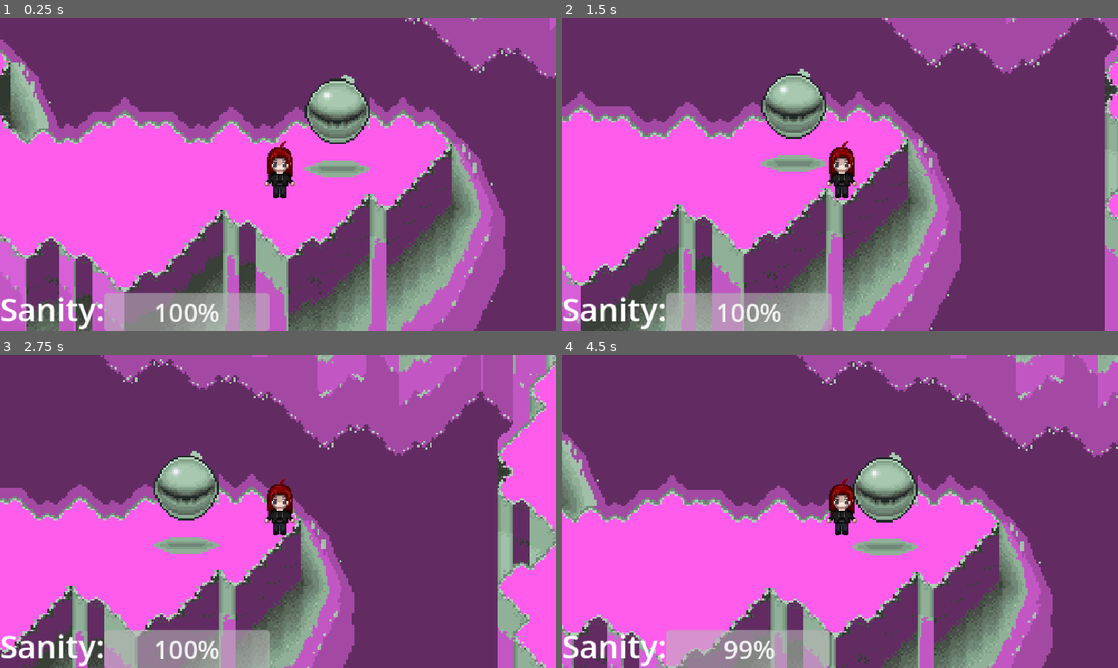
Above: before the commit, frames 1-4 (two rows, left to right).
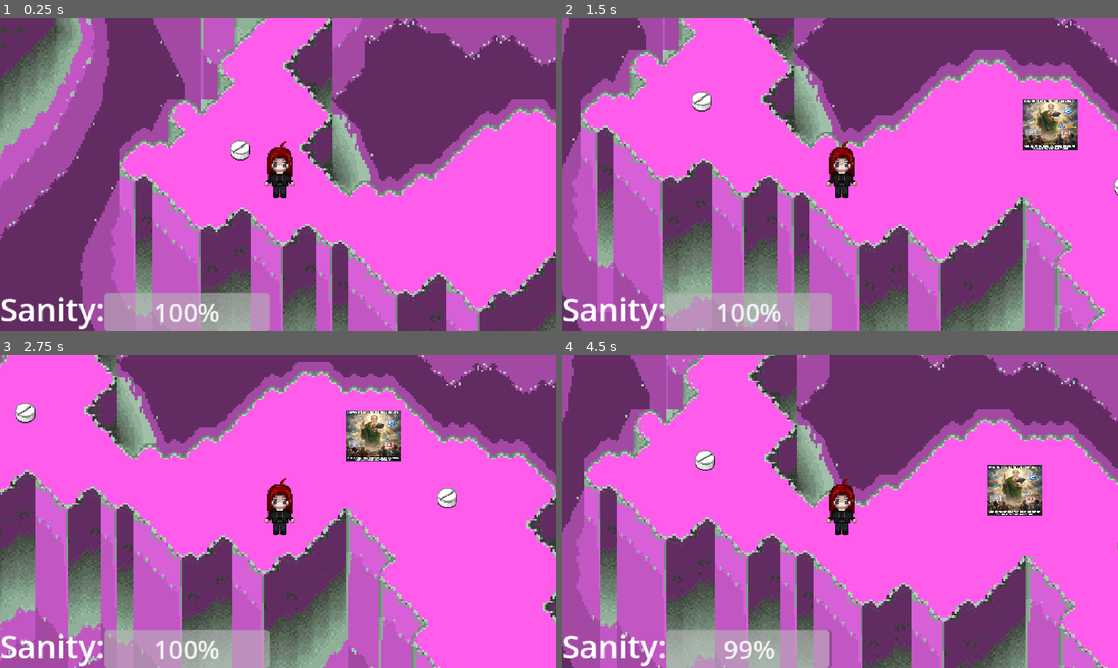
Above: after the commit, the same moments.

Repository: Tafi0405/Charlotte
Game: Godot game, scene res://Scenes/pafu.tscn
Two runs of this game, one before a commit and one after it. Both use one fixed random seed, a clock stepped at 60 frames per second and the inputs below. This scene is started directly instead of the project's main scene.
Inputs:
- Up to frame 1 (0.25 s): no input
- Up to frame 2 (1.5 s): tap Enter at 0.5 s; hold D 0.53-1.28 s; hold Shift 0.53-1.28 s; hold S from 1.28 s (still down); tap Shift at 1.35 s
- Up to frame 3 (2.75 s): release S at 2.03 s; hold D from 2.03 s (still down); hold Shift from 2.03 s (still down)
- Up to frame 4 (4.5 s): release D at 2.78 s; release Shift at 2.78 s; hold W 2.78-3.53 s; tap Shift at 2.85, 4.35 s; hold Shift 3.53-4.28 s; hold A from 3.53 s (still down)

The runs differ from the first frame. In frame 1, 68% of the frame differs, in the area x 0-100%, y 0-100%; in frame 2, 76%; in frame 3, 84%; in frame 4, 74%.

Commit message:
mas teleportacion
agrege una teletreasportacion en diferente isla

Diff:
--- a/Scenes/pafu.tscn
+++ b/Scenes/pafu.tscn
@@ -7,6 +7,7 @@
 [ext_resource type="PackedScene" uid="uid://cr3kgrmpaec6m" path="res://drug.tscn" id="5_hpo0o"]
 [ext_resource type="PackedScene" uid="uid://cmoral3tumpmy" path="res://character_body_2d.tscn" id="6_v4kml"]
 [ext_resource type="Script" uid="uid://b4mly0aq3lwt0" path="res://Scenes/SceneChange.gd" id="7_s05vu"]
+[ext_resource type="Script" uid="uid://cfgtgst8bj8th" path="res://Scenes/teleporter.gd" id="8_mb686"]
 
 [sub_resource type="CapsuleShape2D" id="CapsuleShape2D_f3lwf"]
 radius = 65.0
@@ -15,111 +16,121 @@
 [sub_resource type="RectangleShape2D" id="RectangleShape2D_mb686"]
 size = Vector2(154, 521.5)
 
-[node name="Pafu" type="Node2D"]
+[sub_resource type="RectangleShape2D" id="RectangleShape2D_4olpa"]
+size = Vector2(287.75, 147)
 
-[node name="Sprite2D" type="Sprite2D" parent="."]
+[node name="Pafu" type="Node2D" unique_id=554188910]
+
+[node name="Sprite2D" type="Sprite2D" parent="." unique_id=1616331527]
 texture_filter = 1
 scale = Vector2(8.255, 8.255)
 texture = ExtResource("1_45wdl")
 
-[node name="Charlotte" parent="." instance=ExtResource("2_r8le1")]
-position = Vector2(-2019, -1377)
+[node name="Charlotte" parent="." unique_id=261263235 instance=ExtResource("2_r8le1")]
+position = Vector2(-1733, -3174)
 
-[node name="Camera2D" type="Camera2D" parent="Charlotte"]
+[node name="Camera2D" type="Camera2D" parent="Charlotte" unique_id=1310468985]
 zoom = Vector2(0.385, 0.385)
 limit_enabled = false
 
-[node name="MenuPausa" parent="." instance=ExtResource("3_f3lwf")]
+[node name="MenuPausa" parent="." unique_id=1806545697 instance=ExtResource("3_f3lwf")]
 
-[node name="GUI" parent="." instance=ExtResource("4_8j65d")]
+[node name="GUI" parent="." unique_id=955320650 instance=ExtResource("4_8j65d")]
 
-[node name="StaticBody2D" type="StaticBody2D" parent="."]
+[node name="StaticBody2D" type="StaticBody2D" parent="." unique_id=1813514894]
 position = Vector2(0, -172)
 
-[node name="CollisionPolygon2D" type="CollisionPolygon2D" parent="StaticBody2D"]
+[node name="CollisionPolygon2D" type="CollisionPolygon2D" parent="StaticBody2D" unique_id=187172921]
 position = Vector2(4, 4)
 polygon = PackedVector2Array(-3, -2, 66, 61, 102, 39, 260, 189, 143, 313, 103, 292, 1, 386, -186, 189)
 
-[node name="CollisionPolygon2D2" type="CollisionPolygon2D" parent="StaticBody2D"]
+[node name="CollisionPolygon2D2" type="CollisionPolygon2D" parent="StaticBody2D" unique_id=557894897]
 position = Vector2(1576, 1710)
 polygon = PackedVector2Array(0, 2, 45, -47, 103, -96, 141, -72, 234, -158, 272, -133, 303, -161, 336, -137, 434, -224,  …(2238 unchanged characters)…
 
-[node name="CollisionPolygon2D3" type="CollisionPolygon2D" parent="StaticBody2D"]
+[node name="CollisionPolygon2D3" type="CollisionPolygon2D" parent="StaticBody2D" unique_id=513162660]
 position = Vector2(797, 3428)
 polygon = PackedVector2Array(0, -1, -264, 262, -334, 202, -531, 396, -563, 375, -659, 459, -827, 310, -857, 330, -958,  …(8018 unchanged characters)…
 
-[node name="CollisionPolygon2D4" type="CollisionPolygon2D" parent="StaticBody2D"]
+[node name="CollisionPolygon2D4" type="CollisionPolygon2D" parent="StaticBody2D" unique_id=766183993]
 position = Vector2(-1321, -1325)
 polygon = PackedVector2Array(0, 1, -259, 257, -336, 202, -527, 398, -556, 374, -653, 462, -818, 305, -855, 331, -921, 2 …(1627 unchanged characters)…
 
-[node name="CollisionShape2D" type="CollisionShape2D" parent="StaticBody2D"]
+[node name="CollisionShape2D" type="CollisionShape2D" parent="StaticBody2D" unique_id=120149288]
 position = Vector2(-976, 2510)
 shape = SubResource("CapsuleShape2D_f3lwf")
 
-[node name="Drug" parent="." instance=ExtResource("5_hpo0o")]
+[node name="Drug" parent="." unique_id=396023578 instance=ExtResource("5_hpo0o")]
 position = Vector2(-134, 3392)
 
-[node name="Drug2" parent="." instance=ExtResource("5_hpo0o")]
+[node name="Drug2" parent="." unique_id=1605034887 instance=ExtResource("5_hpo0o")]
 position = Vector2(-1311, 2573)
 
-[node name="Drug3" parent="." instance=ExtResource("5_hpo0o")]
+[node name="Drug3" parent="." unique_id=60936586 instance=ExtResource("5_hpo0o")]
 position = Vector2(-2012, 3881)
 
-[node name="Drug4" parent="." instance=ExtResource("5_hpo0o")]
+[node name="Drug4" parent="." unique_id=561614622 instance=ExtResource("5_hpo0o")]
 position = Vector2(-4348, 3569)
 
-[node name="Drug5" parent="." instance=ExtResource("5_hpo0o")]
+[node name="Drug5" parent="." unique_id=1138133811 instance=ExtResource("5_hpo0o")]
 position = Vector2(-3963, 1851)
 
-[node name="Drug6" parent="." instance=ExtResource("5_hpo0o")]
+[node name="Drug6" parent="." unique_id=1030117698 instance=ExtResource("5_hpo0o")]
 position = Vector2(-2503, 1397)
 
-[node name="Drug7" parent="." instance=ExtResource("5_hpo0o")]
+[node name="Drug7" parent="." unique_id=322631623 instance=ExtResource("5_hpo0o")]
 position = Vector2(-948, 627)
 
-[node name="Drug8" parent="." instance=ExtResource("5_hpo0o")]
+[node name="Drug8" parent="." unique_id=656787629 instance=ExtResource("5_hpo0o")]
 position = Vector2(-896, -59)
 
-[node name="Drug9" parent="." instance=ExtResource("5_hpo0o")]
+[node name="Drug9" parent="." unique_id=650826928 instance=ExtResource("5_hpo0o")]
 position = Vector2(-195, -1183)
 
-[node name="Drug10" parent="." instance=ExtResource("5_hpo0o")]
+[node name="Drug10" parent="." unique_id=1343289181 instance=ExtResource("5_hpo0o")]
 position = Vector2(-182, -2929)
 
-[node name="Drug11" parent="." instance=ExtResource("5_hpo0o")]
+[node name="Drug11" parent="." unique_id=1798409887 instance=ExtResource("5_hpo0o")]
 position = Vector2(-1886, -3272)
 
-[node name="Drug12" parent="." instance=ExtResource("5_hpo0o")]
+[node name="Drug12" parent="." unique_id=1505743094 instance=ExtResource("5_hpo0o")]
 position = Vector2(277, -4500)
 
-[node name="Enemigo" parent="." instance=ExtResource("6_v4kml")]
+[node name="Enemigo" parent="." unique_id=2111699858 instance=ExtResource("6_v4kml")]
 position = Vector2(-1951, 2521)
 
-[node name="Enemigo2" parent="." instance=ExtResource("6_v4kml")]
+[node name="Enemigo2" parent="." unique_id=580370029 instance=ExtResource("6_v4kml")]
 position = Vector2(-4592, 3619)
 
-[node name="Enemigo3" parent="." instance=ExtResource("6_v4kml")]
+[node name="Enemigo3" parent="." unique_id=669206104 instance=ExtResource("6_v4kml")]
 position = Vector2(-1775, 591)
 
-[node name="Enemigo4" parent="." instance=ExtResource("6_v4kml")]
+[node name="Enemigo4" parent="." unique_id=149242853 instance=ExtResource("6_v4kml")]
 position = Vector2(511, -20)
 
-[node name="Enemigo5" parent="." instance=ExtResource("6_v4kml")]
+[node name="Enemigo5" parent="." unique_id=413971763 instance=ExtResource("6_v4kml")]
 position = Vector2(466, -2022)
 
-[node name="Enemigo6" parent="." instance=ExtResource("6_v4kml")]
+[node name="Enemigo6" parent="." unique_id=609722448 instance=ExtResource("6_v4kml")]
 position = Vector2(-480, -3179)
 
-[node name="Enemigo7" parent="." instance=ExtResource("6_v4kml")]
+[node name="Enemigo7" parent="." unique_id=511377224 instance=ExtResource("6_v4kml")]
 position = Vector2(-1685, -4781)
 
-[node name="Area2D" type="Area2D" parent="."]
+[node name="Area2D" type="Area2D" parent="." unique_id=811739309]
 position = Vector2(-3624, -4121)
 script = ExtResource("7_s05vu")
 next_scene_path = "res://Scenes/piso.tscn"
 
-[node name="CollisionShape2D" type="CollisionShape2D" parent="Area2D"]
+[node name="CollisionShape2D" type="CollisionShape2D" parent="Area2D" unique_id=1448155453]
 position = Vector2(-6, -144.25)
 shape = SubResource("RectangleShape2D_mb686")
 
-[connection signal="body_entered" from="Area2D" to="Area2D" method="_on_body_entered"]
+[node name="Teleporter" type="Area2D" parent="." unique_id=2083500315]
+script = ExtResource("8_mb686")
+
+[node name="CollisionShape2D" type="CollisionShape2D" parent="Teleporter" unique_id=1601033484]
+position = Vector2(345.875, -4636.5)
+shape = SubResource("RectangleShape2D_4olpa")
+
+[connection signal="body_entered" from="Teleporter" to="Charlotte" method="_on_teleporter_body_entere"]
--- /dev/null
+++ b/Scenes/teleporter.gd
@@ -0,0 +1,12 @@
+extends Area2D
+
+# Coordenadas exactas a las que quieres enviar al jugador
+@export var destino: Vector2 = Vector2(-1809.0, -1453.0)
+
+func _ready():
+	body_entered.connect(_on_body_entered)
+
+func _on_body_entered(body):
+	if body.is_in_group("player"):
+		# Cambiamos la posición global del jugador al destino
+		body.global_position = destino
--- a/charlotte.gd
+++ b/charlotte.gd
@@ -100,3 +100,9 @@
 func save_data():
 	PlayerData.health = currentHealth
 	PlayerData.toxicity = currentToxicity
+
+
+
+
+func _on_teleporter_body_entere(body: Node2D) -> void:
+	pass # Replace with function body.
Not shown: 1 places in Scenes/pafu.tscn that only renumber resources
Not shown, added: Scenes/teleporter.gd.uid
